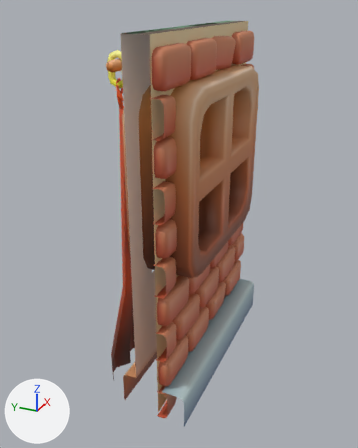
The FBX model Assets/Art/Models/WhiteWall_CurtainWindowb_M.fbx, before and after one commit.
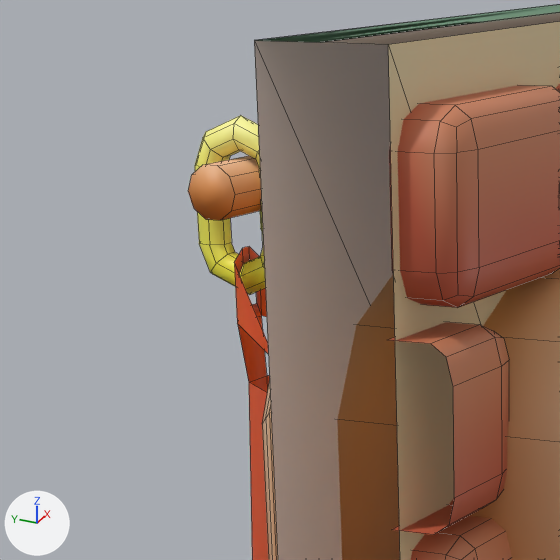
Each version is shown whole from a 50 mm camera at (-3.818, -1.561, 3.201) aimed at (-0.093, 0.115, 1.338), then close up on the part from 18% to 52% of the width and 5% to 33% of the height. The lights are fixed; the arrows at lower left show +X, +Y and +Z. The close-ups show mesh edges as thin lines. Where no turn or scale is listed for an object, it has been applied to the vertices. Vertices at the same position are counted once.

Names of what the first close-up shows: 'BrickWall.003'.
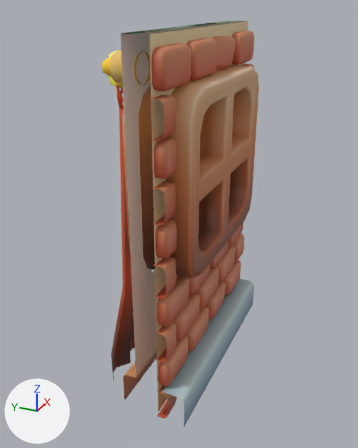
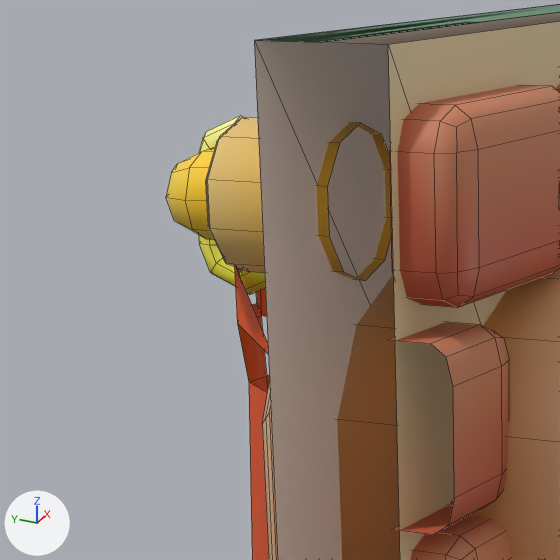
Edits to the bpy script that builds the scene:
```text
Change me_cube_129:
    where me_cube_129.from_pydata(...)  # 2039 vertices, 1703 faces; spans x -1.0..1.0, y -0.34..0.44, z -0.07..3.0
    used by ob_brickwall_003; location = (0.0, 0.0, 0.0)
    me_cube_129 part 1: the loose piece of 39 vertices spanning x 0.69..0.82, y 0.28..0.4, z 2.69..2.83 is copied, and the copy is mirrored in x about the mesh origin, in mat_environment_tx_doublesided (picture img_environment_tx_psd); it spans x -0.82..-0.69, y 0.28..0.4, z 2.69..2.83
    me_cube_129 part 2: the loose piece of 60 vertices spanning x 0.63..0.85, y 0.08..0.29, z 2.65..2.87 is copied, and the copy is mirrored in x about the mesh origin, in mat_environment_tx_doublesided (picture img_environment_tx_psd); it spans x -0.85..-0.63, y 0.08..0.29, z 2.65..2.87
```

What differs and where, as boxes [x1, y1, x2, y2] in the close-ups (560 x 560 px):
'BrickWall.003', reshaped: before [188, 4, 560, 560]; after [166, 4, 560, 560]
part 1 of me_cube_129, added (yellow): after [166, 147, 215, 240]
part 2 of me_cube_129, added (orange): after [205, 118, 391, 281]
